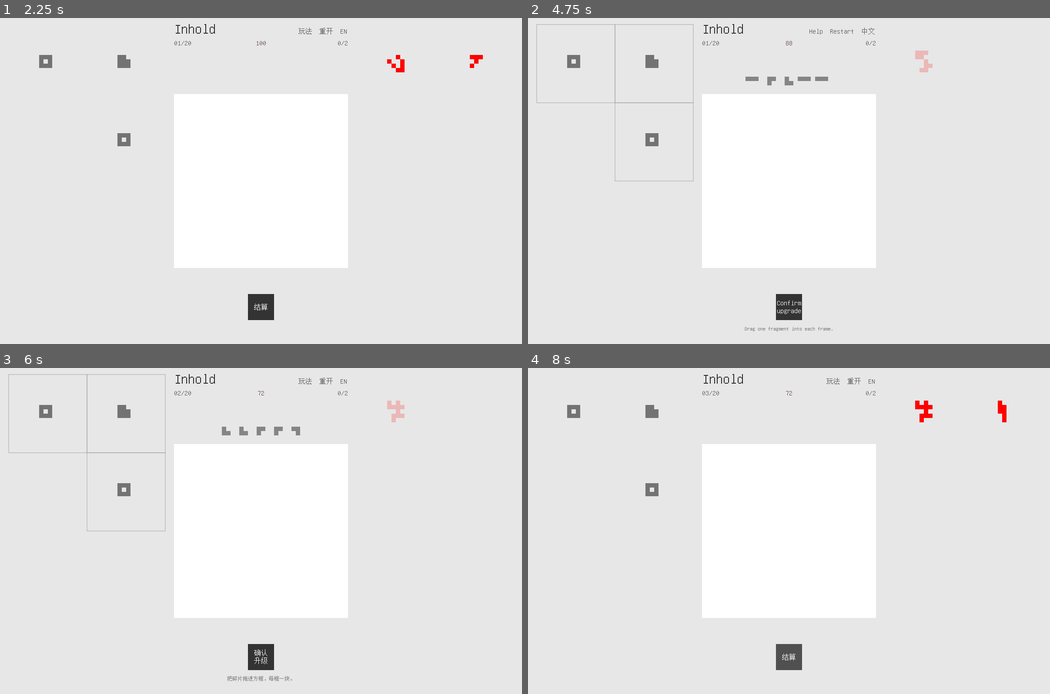
Above: before the commit, frames 1-4 (two rows, left to right).
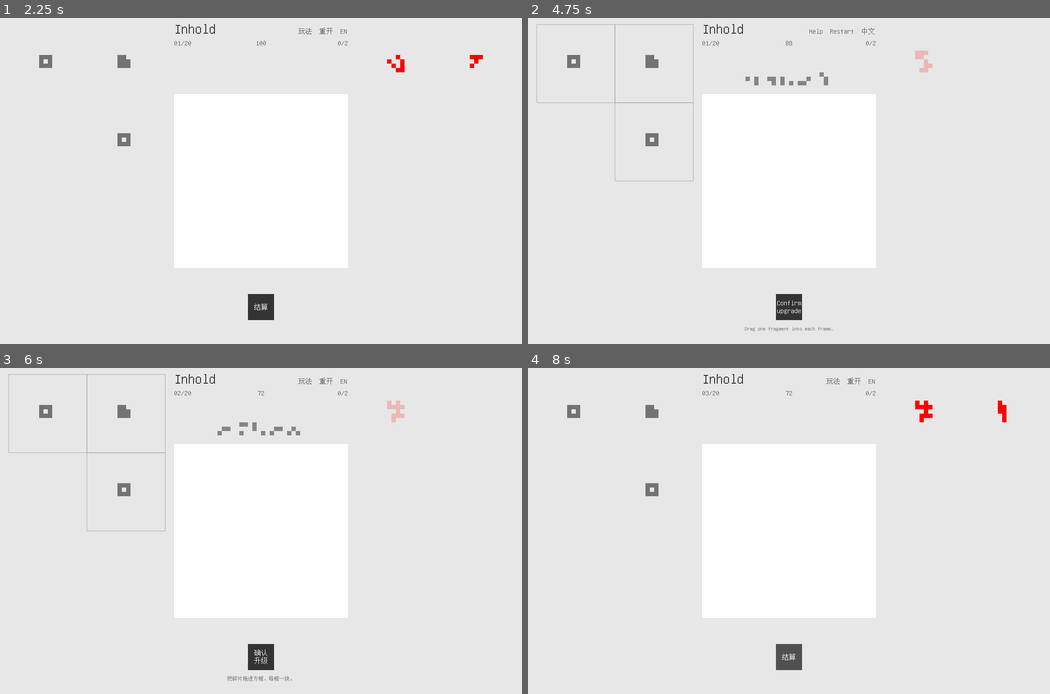
Above: after the commit, the same moments.

Repository: czrorz/inhold-game
Game: browser game, page index.html
Same seed, same stepped clock (60 frames per second), same inputs: the game is played once before the commit and once after it.
Inputs (mouse positions are in pixels of both pictures, inside the frame that each line leads up to):
- Up to frame 1 (2.25 s): click (261, 181) at 0.27 s; click (261, 216) at 1.07 s; click "玩法" at 1.27 s; click (156, 145) at 1.67 s; click "合上" at 1.87 s
- Up to frame 2 (4.75 s): press the mouse at (893, 128) at 2.27 s; release the mouse at (789, 112) at 2.4 s; click "重开" at 2.47 s; click (867, 249) at 2.87 s; click "继续本局" at 3.07 s; click (658, 269) at 3.47 s; click "EN" at 3.67 s; press the mouse at (789, 112) at 4.07 s; release the mouse at (736, 301) at 4.2 s; click "Settle" at 4.27 s; click (945, 197) at 4.67 s
- Up to frame 3 (6 s): click "Confirm upgrade" at 4.77 s; click "中文" at 4.87 s; click (104, 531) at 5.27 s; click "结算" at 5.47 s; press the mouse at (208, 651) at 5.87 s
- Up to frame 4 (8 s): release the mouse at (684, 495) at 6 s; click "碎片" at 6.07 s; click (841, 410) at 6.47 s; click "碎片" at 6.67 s; click "碎片" at 7.02 s; click (789, 566) at 7.07 s; click "碎片" at 7.27 s; press the mouse at (684, 495) at 7.67 s; release the mouse at (658, 619) at 7.8 s; click "确认 升级" at 7.87 s

Frame 1 is identical in both runs. In frame 2, 0.2% of the frame differs, in the area x 42-58%, y 16-21%; in frame 3, 0.2%, in the area x 41-58%, y 16-21%; in frame 4, nothing differs.

Commit message:
Add files via upload

Diff:
--- a/index.html
+++ b/index.html
@@ -107,7 +107,7 @@
   font-display: swap;
   src: url("data:font/woff;base64,d09GRk9UVE8AAB0gAAsAAAAAQFAAAAAAAAAAAAAAAAAAAAAAAAAAAAAAAABDRkYgAAAFpAAAFycAADSYl/Zz/ …(9877 unchanged characters)…
 }
-:root{font-family:"Inhold Pixel","Microsoft YaHei",monospace;color:#303030;background:var(--surround);--ink:#303030;--surround:#e7e7e7;--active-side:#f0f0f0;--paper:#fff;--red:#f00;--muted:#595959}
+:root{font-family:"Inhold Pixel","Microsoft YaHei",monospace;color:#303030;background:var(--surround);--ink:#303030;--surround:#e7e7e7;--active-side:#ebebeb;--paper:#fff;--red:#f00;--muted:#595959}
 *{box-sizing:border-box}body{margin:0}button,canvas,dialog{border:0;outline:none}button,canvas{-webkit-tap-highlight-color:transparent}button{font:inherit;color:inherit;cursor:pointer;touch-action:manipulation}button:disabled{opacity:.42;cursor:default}[hidden]{display:none!important}
 #frame{position:relative;height:100dvh;width:100vw;overflow:hidden;--left-side:var(--surround);--right-side:var(--surro …(235 unchanged characters)…
 #frame[data-mode="card"]{--left-side:var(--active-side)}#frame[data-mode="enemy"]{--right-side:var(--active-side)}#sheet{position:absolute;left:var(--board-left);top:var(--board-top);width:var(--screen-w);height:var(--screen-h);container-type:inline-size}
@@ -368,30 +368,19 @@
   });
 }
 
-const fragmentsBySize=new Map();
-function fragmentCatalog(size) {
-  if (fragmentsBySize.has(size)) return fragmentsBySize.get(size);
-  if (size===1) return [[[0,0]]];
-  const unique=new Map();
-  for (const shape of fragmentCatalog(size-1)) {
-    const occupied=new Set(shape.map(([x,y])=>key(x,y)));
-    for (const [x,y] of shape) for (const [dx,dy] of CARDINAL) {
-      if (occupied.has(key(x+dx,y+dy))) continue;
-      const cells=normalize([...shape,[x+dx,y+dy]]);
-      const {w,h}=bounds(cells);
-      if (w<=5 && h<=5) unique.set(cells.map(p=>key(...p)).join(';'),cells);
-    }
-  }
-  const shapes=[...unique.values()];
-  fragmentsBySize.set(size,shapes);
-  return shapes;
+function randomFragment(size,rng) {
+  const positions=Array.from({length:size*size},(_,index)=>index);
+  const cells=Array.from({length:size},()=>{
+    const [position]=positions.splice(rangeInt(0,positions.length-1,rng),1);
+    return [position%size,Math.floor(position/size)];
+  });
+  return normalize(cells);
 }
 
 function rewards(run) {
   const rng=generator(run.seed,run.round,2);
   const tier=Math.floor((run.round-1)/4);
-  const catalog=fragmentCatalog(REWARD_AREAS[tier]);
-  const fragments=Array.from({length:5+tier},()=>randomItem(catalog,rng));
+  const fragments=Array.from({length:5+tier},()=>randomFragment(REWARD_AREAS[tier],rng));
   const enemies=enemyCards({seed:run.seed,round:run.round+1});
   const giftArea=GIFT_AREAS[run.round];
   let gift=null;
